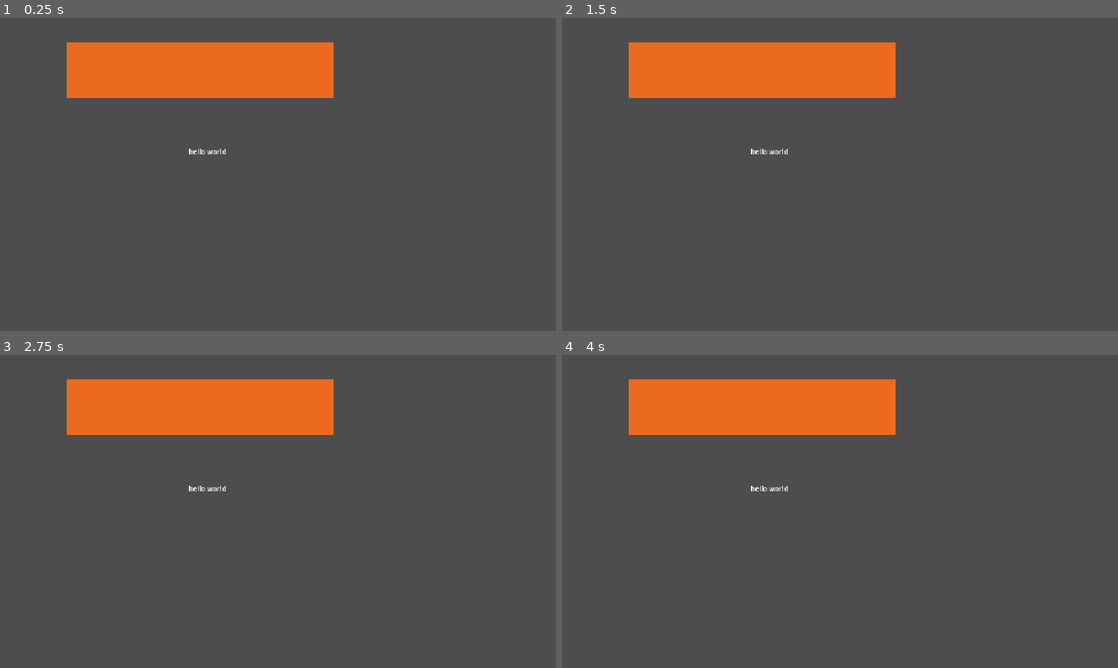
Above: before the commit, frames 1-4 (two rows, left to right).
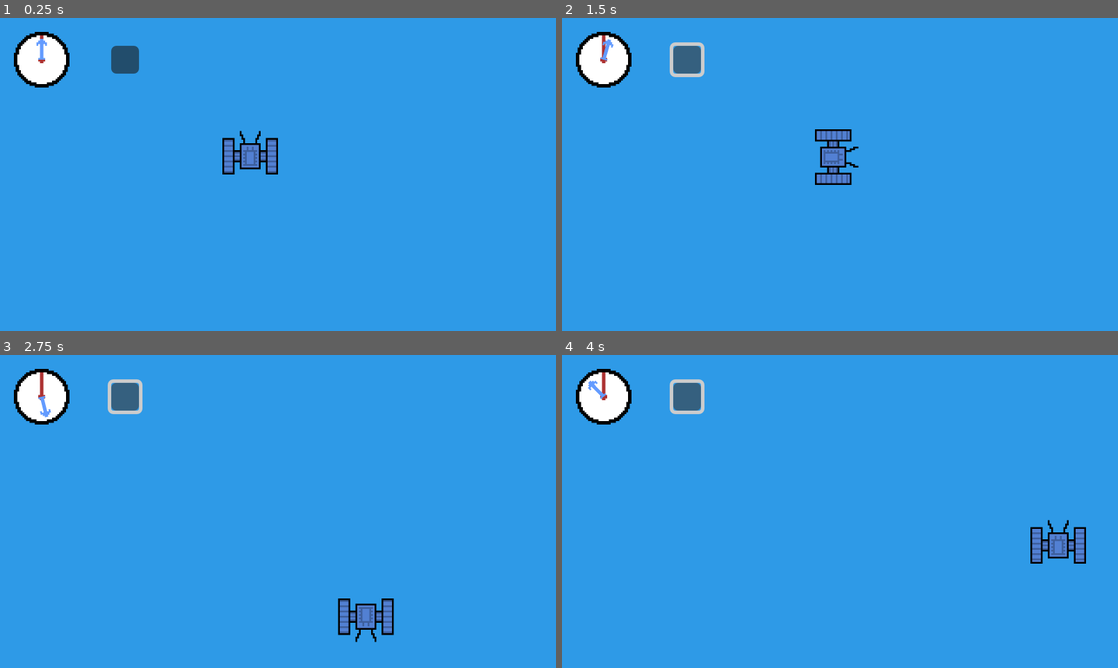
Above: after the commit, the same moments.

Repository: Topeni/Mini-Jam-214
Game: Godot game, scene res://scenes/game/game.tscn
Two runs of this game, one before a commit and one after it. Both use one fixed random seed, a clock stepped at 60 frames per second and the inputs below. Before the commit the project starts from res://scenes/main.tscn.
Inputs (mouse positions are in pixels of both pictures, inside the frame that each line leads up to):
- Up to frame 1 (0.25 s): no input
- Up to frame 2 (1.5 s): click (684, 58) at 0.52 s; tap Enter at 1.25 s; hold Right (walk_right, bound only after the commit) from 1.28 s (still down); tap R (rotate, bound only after the commit) at 1.35 s
- Up to frame 3 (2.75 s): release Right (walk_right, bound only after the commit) at 2.03 s; hold Down (walk_down, bound only after the commit) from 2.03 s (still down); tap R (rotate, bound only after the commit) at 2.1 s
- Up to frame 4 (4 s): release Down (walk_down, bound only after the commit) at 2.78 s; hold Right (walk_right, bound only after the commit) 2.78-3.53 s; tap R (rotate, bound only after the commit) at 2.85, 3.6 s; hold Up (walk_up, bound only after the commit) from 3.53 s (still down)

The runs differ from the first frame. In frame 1, 100% of the frame differs, in the area x 0-100%, y 0-100%; in frame 2, 100%; in frame 3, 100%; in frame 4, 100%.

Commit message:
simple moving character with a clock

Diff:
--- a/project.godot
+++ b/project.godot
@@ -11,15 +11,53 @@
 [application]
 
 config/name="Mini Jam 214"
-run/main_scene="uid://omy5d054kwjy"
+run/main_scene="uid://d11c4llsbx5cl"
 config/features=PackedStringArray("4.6", "GL Compatibility")
 config/icon="res://icon.svg"
+
+[autoload]
+
+SignalManager="*uid://de5sssi03v57a"
 
 [display]
 
 window/size/viewport_width=1280
 window/size/viewport_height=720
 window/stretch/mode="canvas_items"
+window/stretch/scale=4.0
+window/stretch/scale_mode="integer"
+
+[input]
+
+rotate={
+"deadzone": 0.2,
+"events": [Object(InputEventKey,"resource_local_to_scene":false,"resource_name":"","device":-1,"window_id":0,"alt_pressed":false,"shift_pressed":false,"ctrl_pressed":false,"meta_pressed":false,"pressed":false,"keycode":0,"physical_keycode":82,"key_label":0,"unicode":114,"location":0,"echo":false,"script":null)
+]
+}
+walk_up={
+"deadzone": 0.2,
+"events": [Object(InputEventKey,"resource_local_to_scene":false,"resource_name":"","device":-1,"window_id":0,"alt_pressed":false,"shift_pressed":false,"ctrl_pressed":false,"meta_pressed":false,"pressed":false,"keycode":0,"physical_keycode":4194320,"key_label":0,"unicode":0,"location":0,"echo":false,"script":null)
+, Object(InputEventKey,"resource_local_to_scene":false,"resource_name":"","device":-1,"window_id":0,"alt_pressed":false,"shift_pressed":false,"ctrl_pressed":false,"meta_pressed":false,"pressed":false,"keycode":0,"physical_keycode":87,"key_label":0,"unicode":119,"location":0,"echo":false,"script":null)
+]
+}
+walk_right={
+"deadzone": 0.2,
+"events": [Object(InputEventKey,"resource_local_to_scene":false,"resource_name":"","device":-1,"window_id":0,"alt_pressed":false,"shift_pressed":false,"ctrl_pressed":false,"meta_pressed":false,"pressed":false,"keycode":0,"physical_keycode":4194321,"key_label":0,"unicode":0,"location":0,"echo":false,"script":null)
+, Object(InputEventKey,"resource_local_to_scene":false,"resource_name":"","device":-1,"window_id":0,"alt_pressed":false,"shift_pressed":false,"ctrl_pressed":false,"meta_pressed":false,"pressed":false,"keycode":0,"physical_keycode":68,"key_label":0,"unicode":100,"location":0,"echo":false,"script":null)
+]
+}
+walk_down={
+"deadzone": 0.2,
+"events": [Object(InputEventKey,"resource_local_to_scene":false,"resource_name":"","device":-1,"window_id":0,"alt_pressed":false,"shift_pressed":false,"ctrl_pressed":false,"meta_pressed":false,"pressed":false,"keycode":0,"physical_keycode":4194322,"key_label":0,"unicode":0,"location":0,"echo":false,"script":null)
+, Object(InputEventKey,"resource_local_to_scene":false,"resource_name":"","device":-1,"window_id":0,"alt_pressed":false,"shift_pressed":false,"ctrl_pressed":false,"meta_pressed":false,"pressed":false,"keycode":0,"physical_keycode":83,"key_label":0,"unicode":115,"location":0,"echo":false,"script":null)
+]
+}
+walk_left={
+"deadzone": 0.2,
+"events": [Object(InputEventKey,"resource_local_to_scene":false,"resource_name":"","device":-1,"window_id":0,"alt_pressed":false,"shift_pressed":false,"ctrl_pressed":false,"meta_pressed":false,"pressed":false,"keycode":0,"physical_keycode":4194319,"key_label":0,"unicode":0,"location":0,"echo":false,"script":null)
+, Object(InputEventKey,"resource_local_to_scene":false,"resource_name":"","device":-1,"window_id":0,"alt_pressed":false,"shift_pressed":false,"ctrl_pressed":false,"meta_pressed":false,"pressed":false,"keycode":0,"physical_keycode":65,"key_label":0,"unicode":97,"location":0,"echo":false,"script":null)
+]
+}
 
 [physics]
 
@@ -27,6 +65,7 @@
 
 [rendering]
 
+textures/canvas_textures/default_texture_filter=0
 rendering_device/driver.windows="d3d12"
 renderer/rendering_method="gl_compatibility"
 renderer/rendering_method.mobile="gl_compatibility"
--- /dev/null
+++ b/scenes/game/game.gd
@@ -0,0 +1,28 @@
+class_name game extends Node2D
+
+enum GameState {START, STOP}
+
+static var gamestate : GameState = GameState.STOP
+static var clock_length : float
+
+func _ready() -> void:
+	clock_length = 3.0
+	SignalManager.clock_start.connect(_on_clock_start)
+	SignalManager.clock_stop.connect(_on_clock_stop)
+
+func _process(delta: float) -> void:
+	if Input.is_action_just_pressed("rotate"):
+		gamestate = GameState.START
+		SignalManager.clock_start.emit(clock_length)
+
+func _on_clock_start() -> void:
+	print("Clock started")
+
+func _on_clock_stop() -> void:
+	print("Clock stopped")
+	gamestate = GameState.STOP
+	pass
+
+
+func _on_add_time_button_button_down() -> void:
+	SignalManager.clock_add_time.emit(1.0)
--- /dev/null
+++ b/scenes/game/game.tscn
@@ -0,0 +1,43 @@
+[gd_scene format=3 uid="uid://d11c4llsbx5cl"]
+
+[ext_resource type="Script" uid="uid://d4bweejox6tsf" path="res://scenes/game/game.gd" id="1_7h61r"]
+[ext_resource type="PackedScene" uid="uid://0kly333b5kvj" path="res://scenes/game/clock_system/clock_system.tscn" id="1_sul5r"]
+[ext_resource type="PackedScene" uid="uid://dal5vfeys3mbu" path="res://scenes/game/player/player.tscn" id="3_0sr1o"]
+
+[sub_resource type="RectangleShape2D" id="RectangleShape2D_0sr1o"]
+size = Vector2(320, 16)
+
+[sub_resource type="RectangleShape2D" id="RectangleShape2D_kelw5"]
+size = Vector2(16, 180)
+
+[node name="Game" type="Node2D" unique_id=473286682]
+script = ExtResource("1_7h61r")
+
+[node name="Background" type="ColorRect" parent="." unique_id=1689014134]
+offset_right = 320.0
+offset_bottom = 180.0
+color = Color(0.18039216, 0.6039216, 0.90588236, 1)
+
+[node name="ClockSystem" parent="." unique_id=1321113709 instance=ExtResource("1_sul5r")]
+position = Vector2(24, 24)
+
+[node name="AddTimeButton" type="Button" parent="." unique_id=175270798]
+offset_left = 64.0
+offset_top = 16.0
+offset_right = 80.0
+offset_bottom = 32.0
+
+[node name="Player" parent="." unique_id=1721229841 groups=["bounds"] instance=ExtResource("3_0sr1o")]
+position = Vector2(144, 80)
+
+[node name="StaticBody2D" type="StaticBody2D" parent="." unique_id=1079887709 groups=["bounds"]]
+
+[node name="BorderUp" type="CollisionShape2D" parent="StaticBody2D" unique_id=1875665055]
+position = Vector2(160, -8)
+shape = SubResource("RectangleShape2D_0sr1o")
+
+[node name="BorderRight" type="CollisionShape2D" parent="StaticBody2D" unique_id=1510950535]
+position = Vector2(328, 90)
+shape = SubResource("RectangleShape2D_kelw5")
+
+[connection signal="button_down" from="AddTimeButton" to="." method="_on_add_time_button_button_down"]
Not shown, added: scenes/game/game.gd.uid
